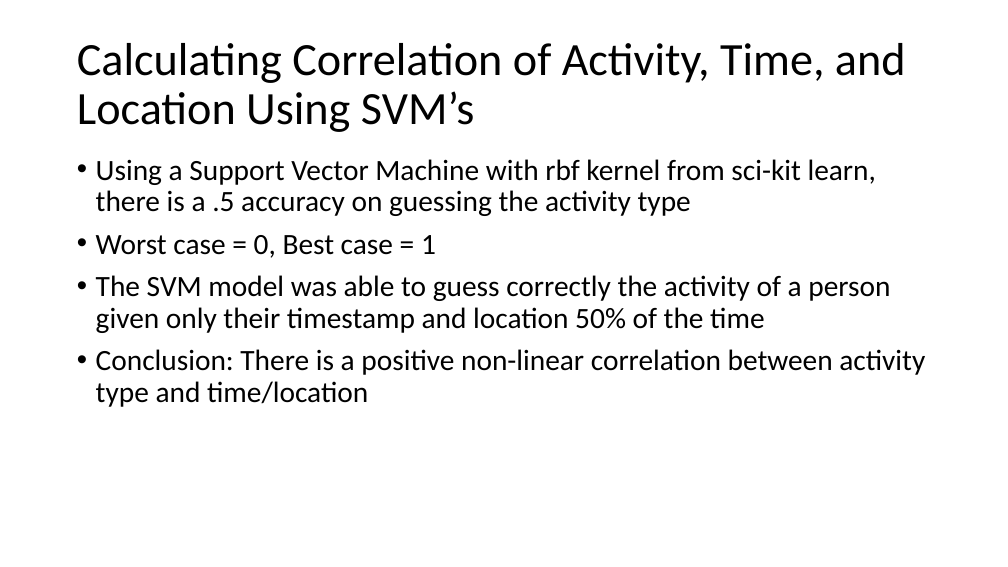
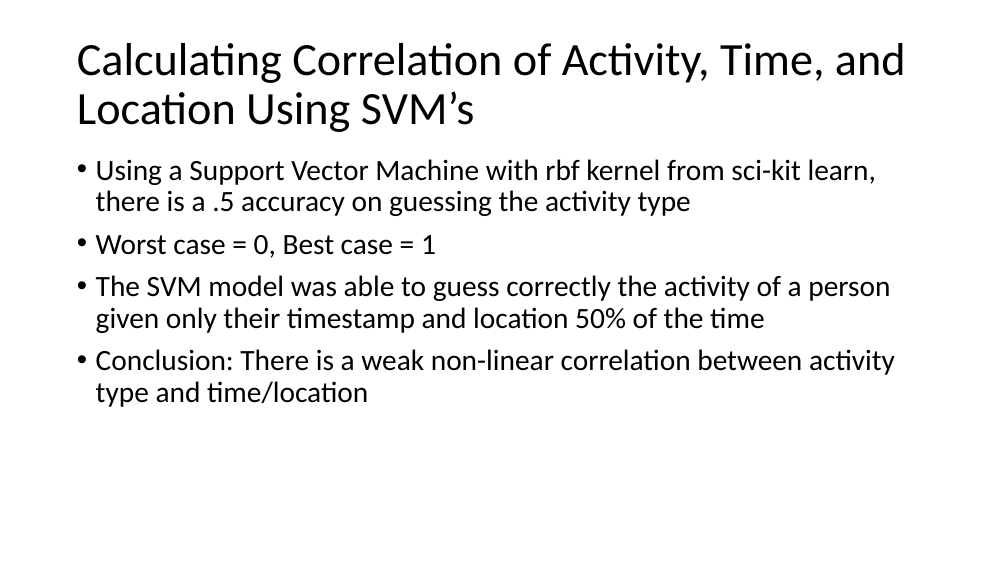
Before and after one commit to ian-mcnichols/CS_480, a slide deck: slide 26 of 480_HW1.pptx (slide 24 before the commit). Drawn at 1008x567 pixels with LibreOffice and Linux fonts; fonts in the diff are those of the drawing. Boxes give left, top, right and bottom in pixels: in the first picture for what was removed or moved away, otherwise in the second. Text is boxed around its words. In the diff, an @@ line names an element or a change of style, - is before the commit and + after.

```diff
--- a/480_HW1.pptx
+++ b/480_HW1.pptx
@@ text at [96,349,895,407]: text changed @@
-• Conclusion: There is a positive non-linear correlation between activity type and time/location
+• Conclusion: There is a weak non-linear correlation between activity type and time/location
```
Also in this commit, not shown: 4 other slides changed, 3 slides added.
